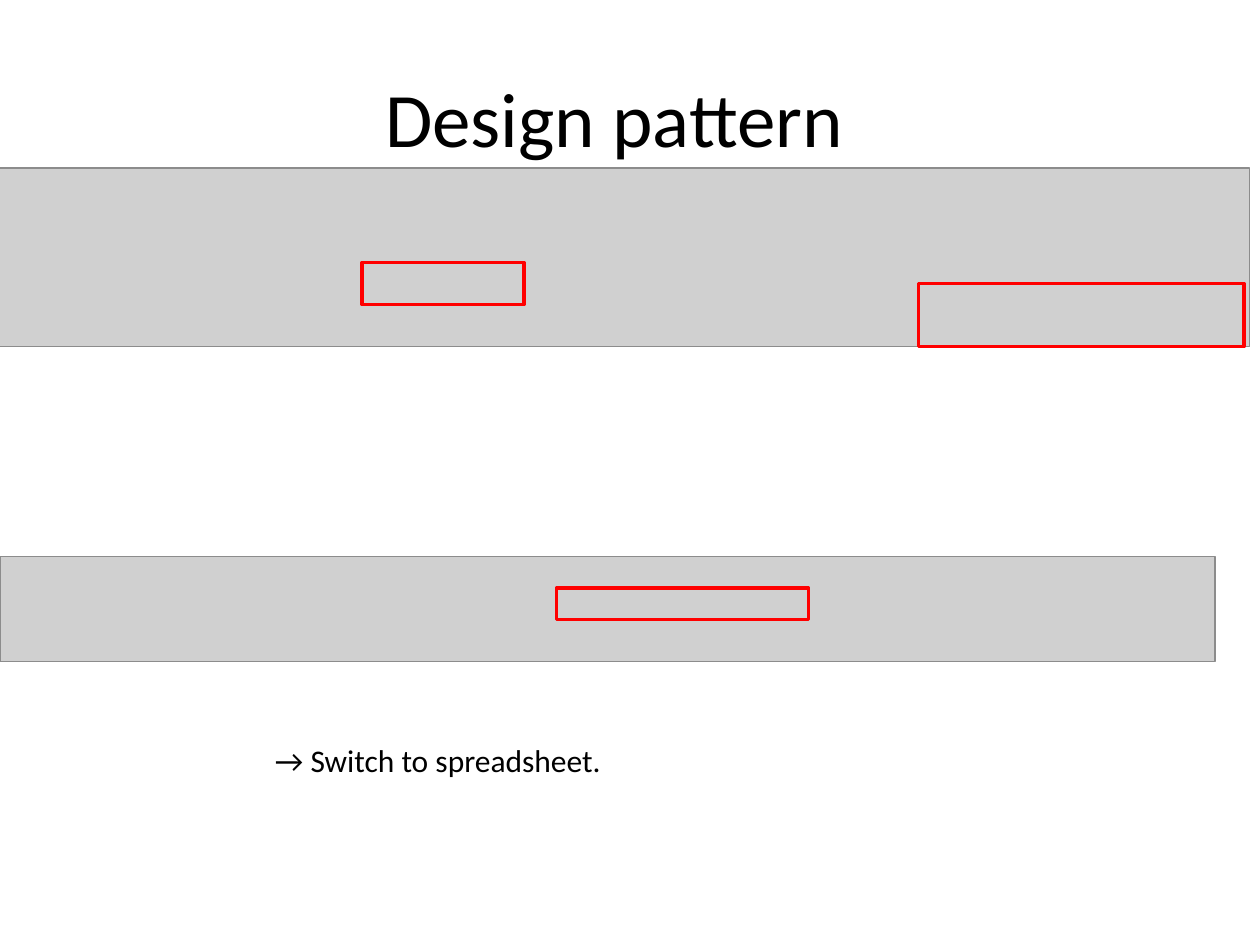
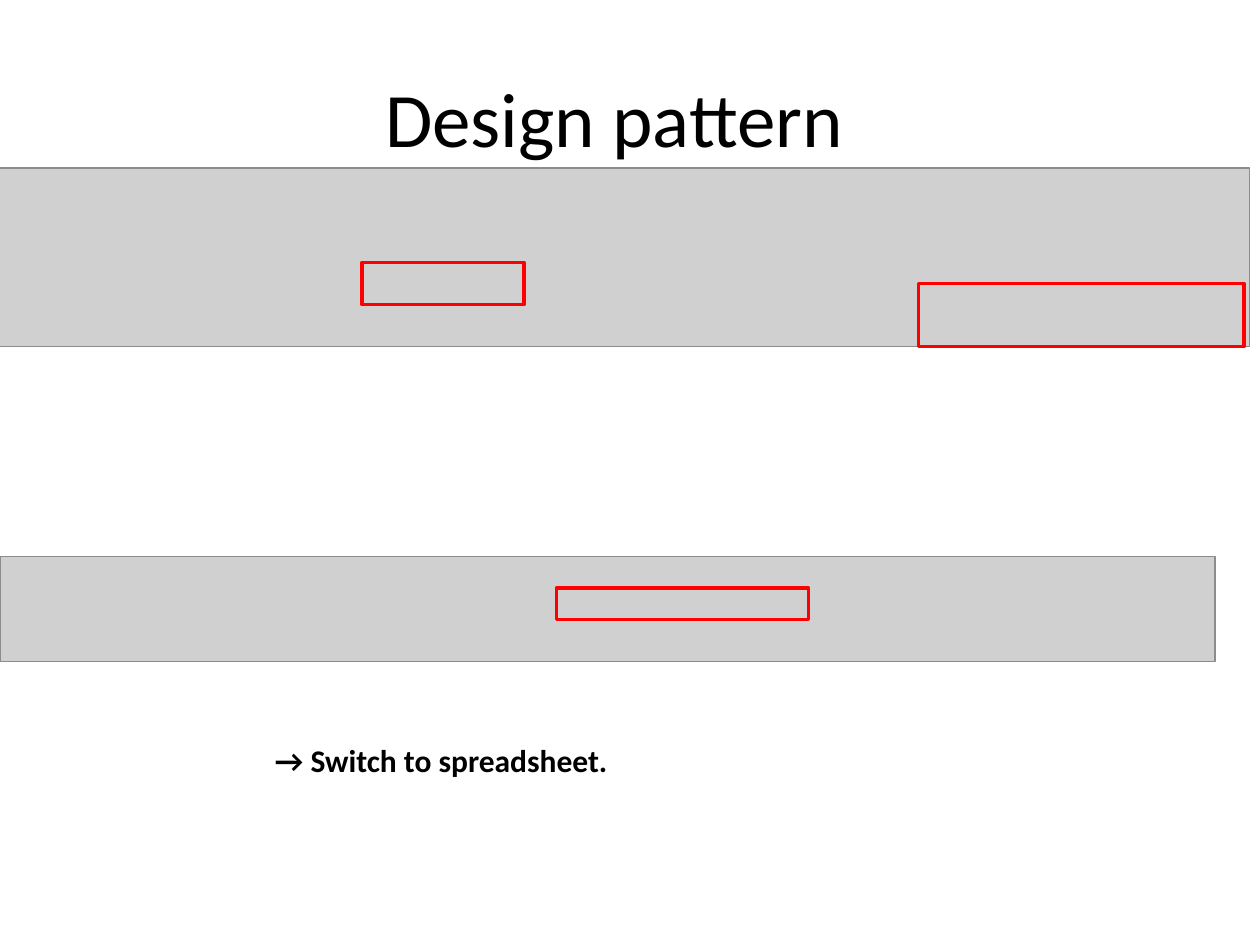
Before and after one commit to obi-ontology/obi-legacy-svn, a slide deck: slide 12 of trunk/docs/developer/use cases/IEDB export/2010 - vancouver.pptx. Drawn at 1260x945 pixels with LibreOffice and Linux fonts; fonts in the diff are those of the drawing; grey boxes stand for pictures. Boxes give left, top, right and bottom in pixels: in the first picture for what was removed or moved away, otherwise in the second. Text is boxed around its words. In the diff, an @@ line names an element or a change of style, - is before the commit and + after.

```diff
--- a/trunk/docs/developer/use cases/IEDB export/2010 - vancouver.pptx
+++ b/trunk/docs/developer/use cases/IEDB export/2010 - vancouver.pptx
@@ text "→ Switch to spreadsheet." at bbox=[311, 750, 608, 777]: bold on @@
```
Also in this commit, not shown: 3 slides added, 6 other files.
